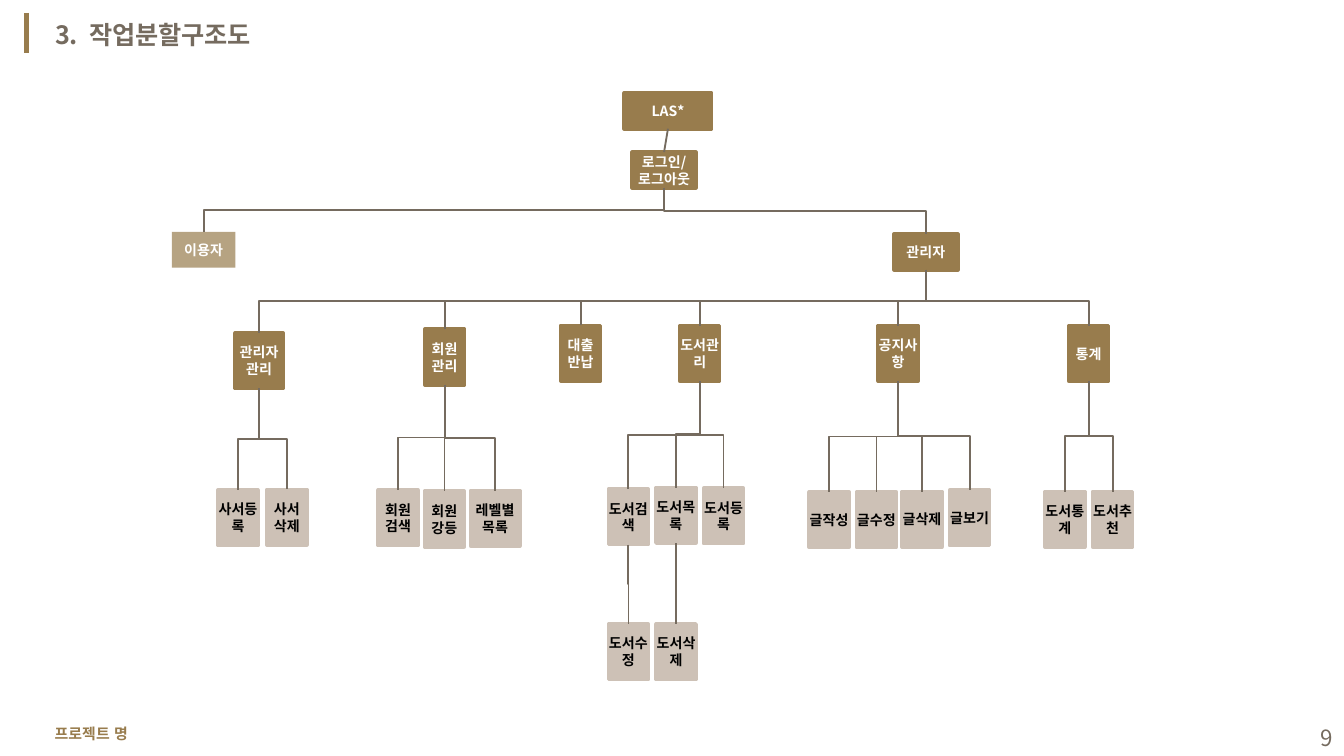
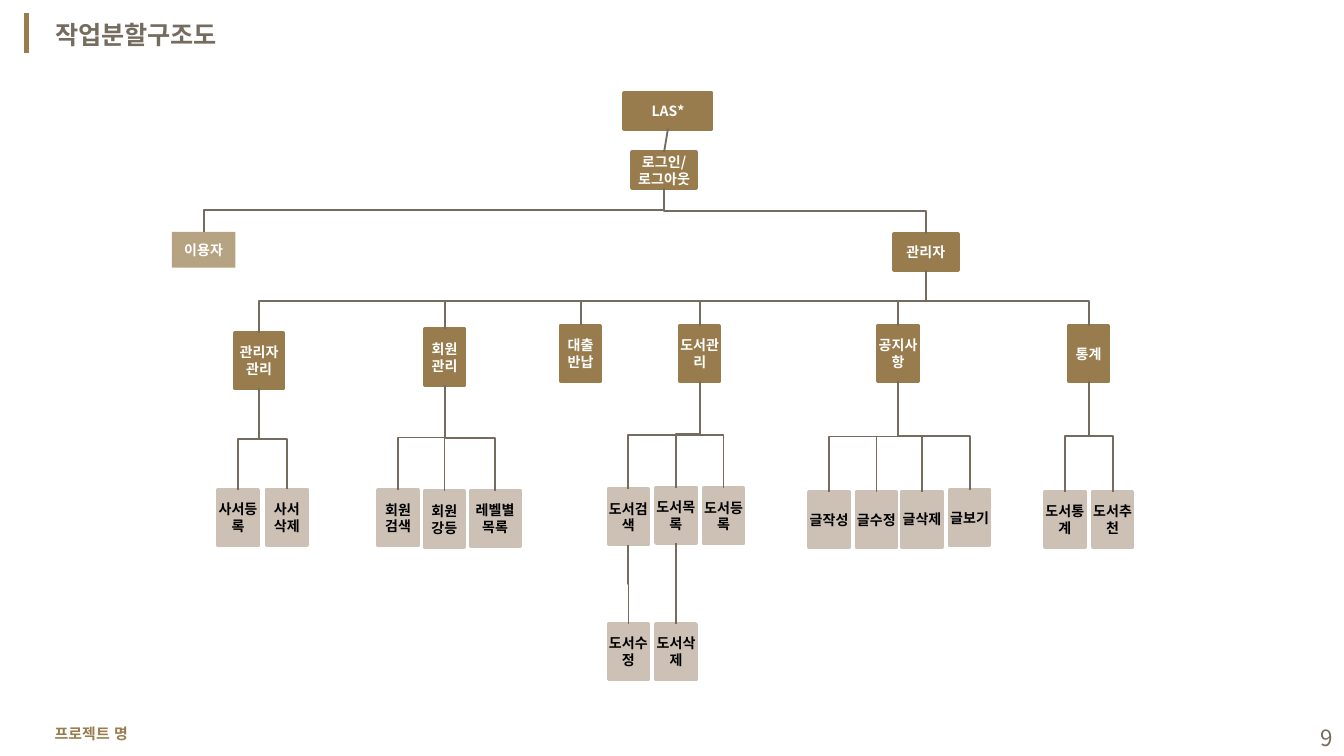
Before and after one commit to yisy0703/ai, a slide deck: slide 9 of lecNote/project(1stPersonal)/sample_ver1.pptx. Drawn at 1344x756 pixels with LibreOffice and Linux fonts; fonts in the diff are those of the drawing; background and template pictures are left out. Boxes give left, top, right and bottom in pixels: in the first picture for what was removed or moved away, otherwise in the second. Text is boxed around its words. In the diff, an @@ line names an element or a change of style, - is before the commit and + after.

```diff
--- a/lecNote/project(1stPersonal)/sample_ver1.pptx
+++ b/lecNote/project(1stPersonal)/sample_ver1.pptx
@@ text at <box>55,23,217,46</box>: text changed @@
-3. 작업분할구조도
+작업분할구조도
```
Also in this commit, not shown: 1 other slide changed.
